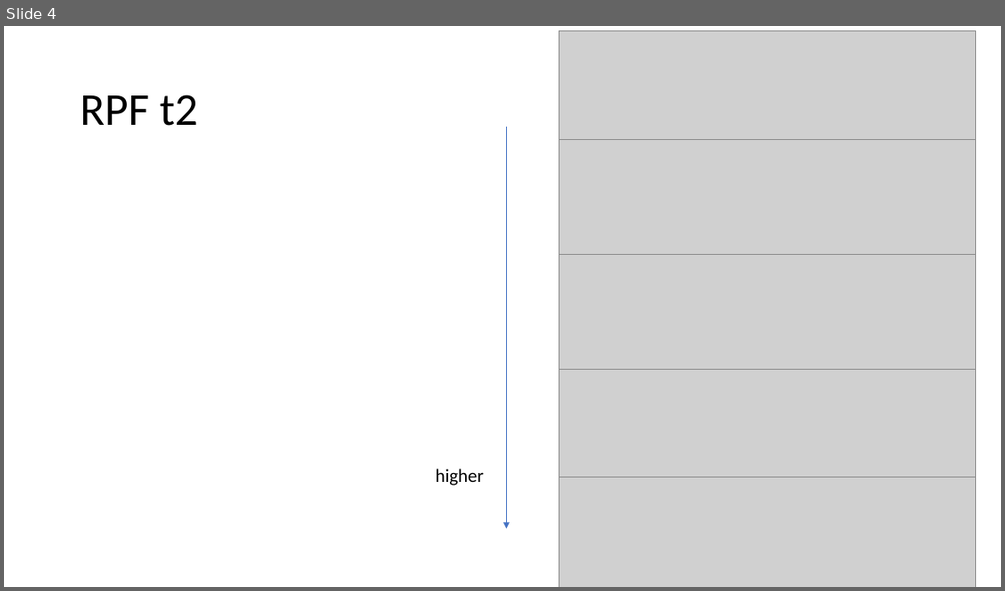
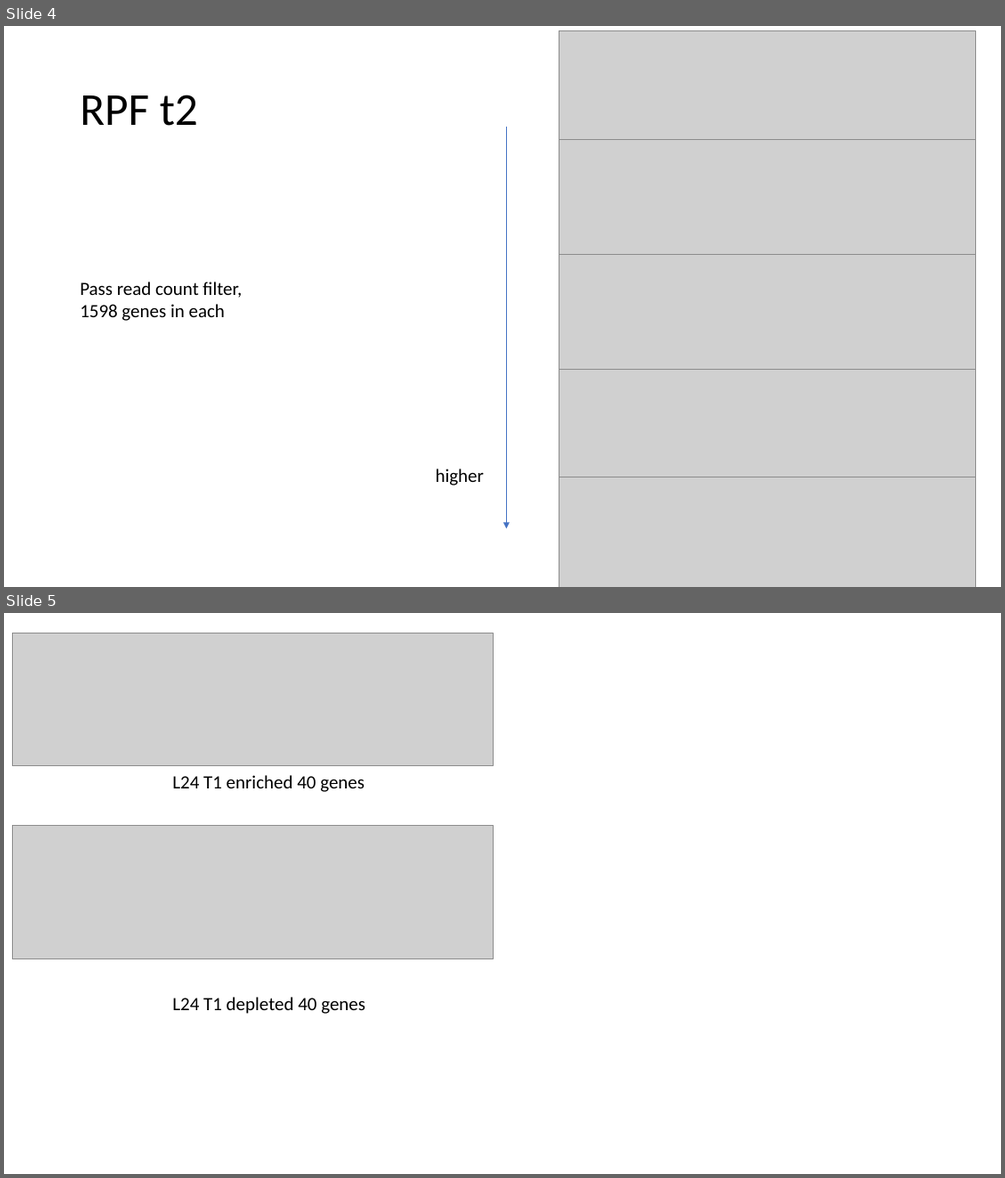
Before and after one commit to zhaoyuehrb/RBC, a slide deck: MOTIF/SeqLogo/seqlogo collate.pptx. Shown one above the other, each under a label of ours: slide 4 before the commit, slides 4 and 5 after it. The pictures are 1005x591 and 1005x1178 pixels, drawn with LibreOffice and Linux fonts; fonts in the diff are those of the drawing; grey boxes stand for pictures. Boxes give left, top, right and bottom in pixels: in the first picture for what was removed or moved away, otherwise in the second. Text is boxed around its words. In the diff, an @@ line names an element or a change of style, - is before the commit and + after.

```diff
--- a/MOTIF/SeqLogo/seqlogo collate.pptx
+++ b/MOTIF/SeqLogo/seqlogo collate.pptx
@@ slide 5 added at <box>4,613,1001,1174</box>, background #FFFFFF @@
@@ picture added at <box>12,633,493,766</box> @@
@@ text added at <box>172,775,364,792</box>, 18 pt, text #000000 @@
+L24 T1 enriched 40 genes
@@ picture added at <box>12,826,493,958</box> @@
@@ text added at <box>172,997,365,1013</box>, 18 pt, text #000000 @@
+L24 T1 depleted 40 genes
@@ slide 4 changed as well @@
@@ text added at <box>80,281,242,321</box>, 18 pt, text #000000 @@
+Pass read count filter,
+1598 genes in each
```
Also in this commit, not shown: 3 other slides changed, 10 other files.
